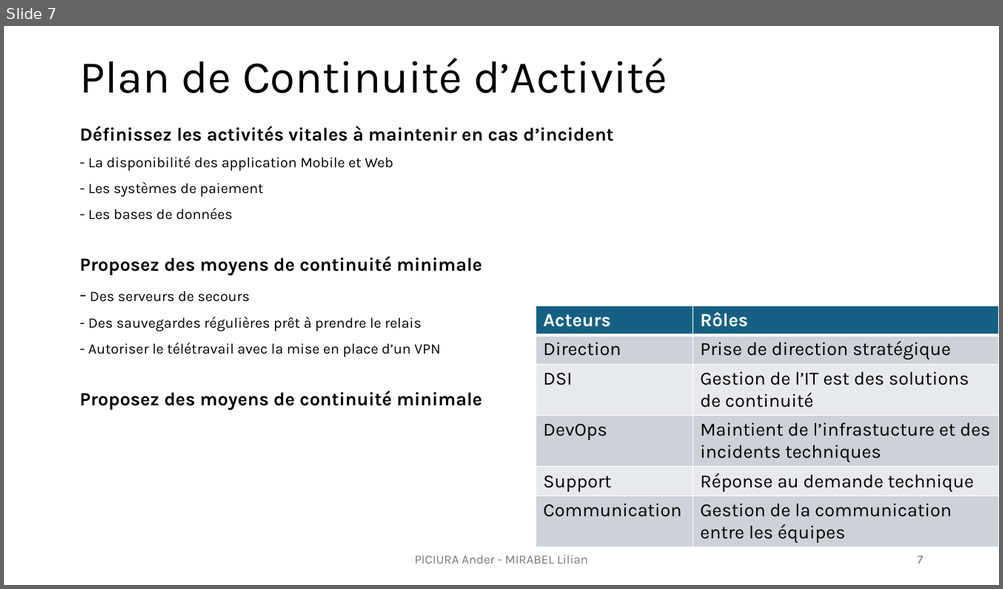
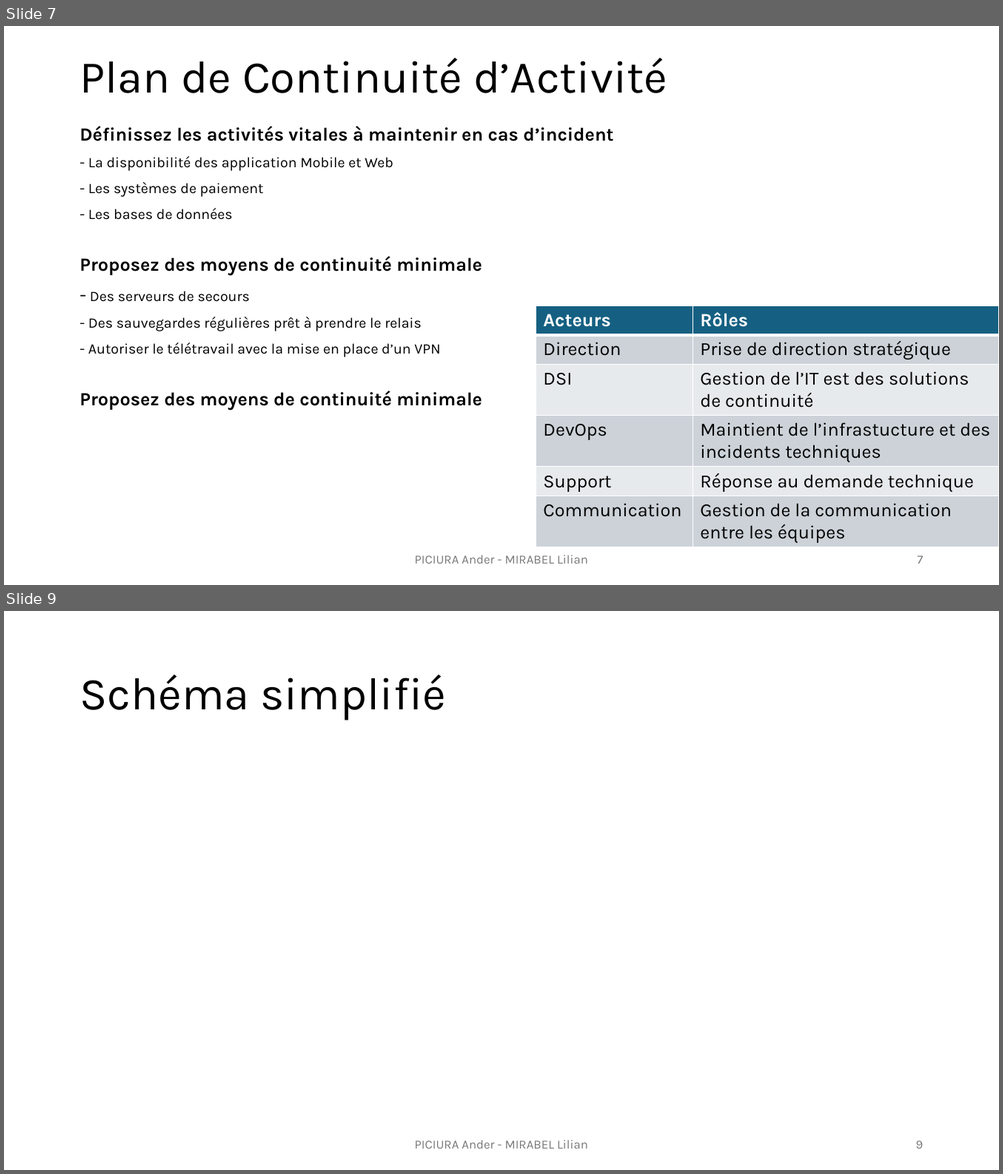
Before and after one commit to lilianmirabel/TPodoo, a slide deck: TP6_Exploitation_faille_0day_Lilian_Ander.pptx. Shown one above the other, each under a label of ours: slide 7 before the commit, slides 7 and 9 after it; the slides between them are not shown. The pictures are 1003x589 and 1003x1174 pixels, drawn with LibreOffice and Linux fonts; fonts in the diff are those of the drawing. Boxes give left, top, right and bottom in pixels: in the first picture for what was removed or moved away, otherwise in the second. Text is boxed around its words. In the diff, an @@ line names an element or a change of style, - is before the commit and + after.

```diff
--- a/TP6_Exploitation_faille_0day_Lilian_Ander.pptx
+++ b/TP6_Exploitation_faille_0day_Lilian_Ander.pptx
@@ slide 9 added at (x1=4, y1=611, x2=999, y2=1170), background #FFFFFF @@
@@ title added at (x1=79, y1=675, x2=446, y2=721), 44 pt, text #000000 @@
+Schéma simplifié
@@ text added at (x1=415, y1=1140, x2=588, y2=1149), 12 pt, text #797979 @@
+PICIURA Ander - MIRABEL Lilian
@@ page number added at (x1=916, y1=1141, x2=923, y2=1149), 12 pt, text #797979 @@
+9
```
Also in this commit, not shown: 1 slide changed, 1 other slide added.
